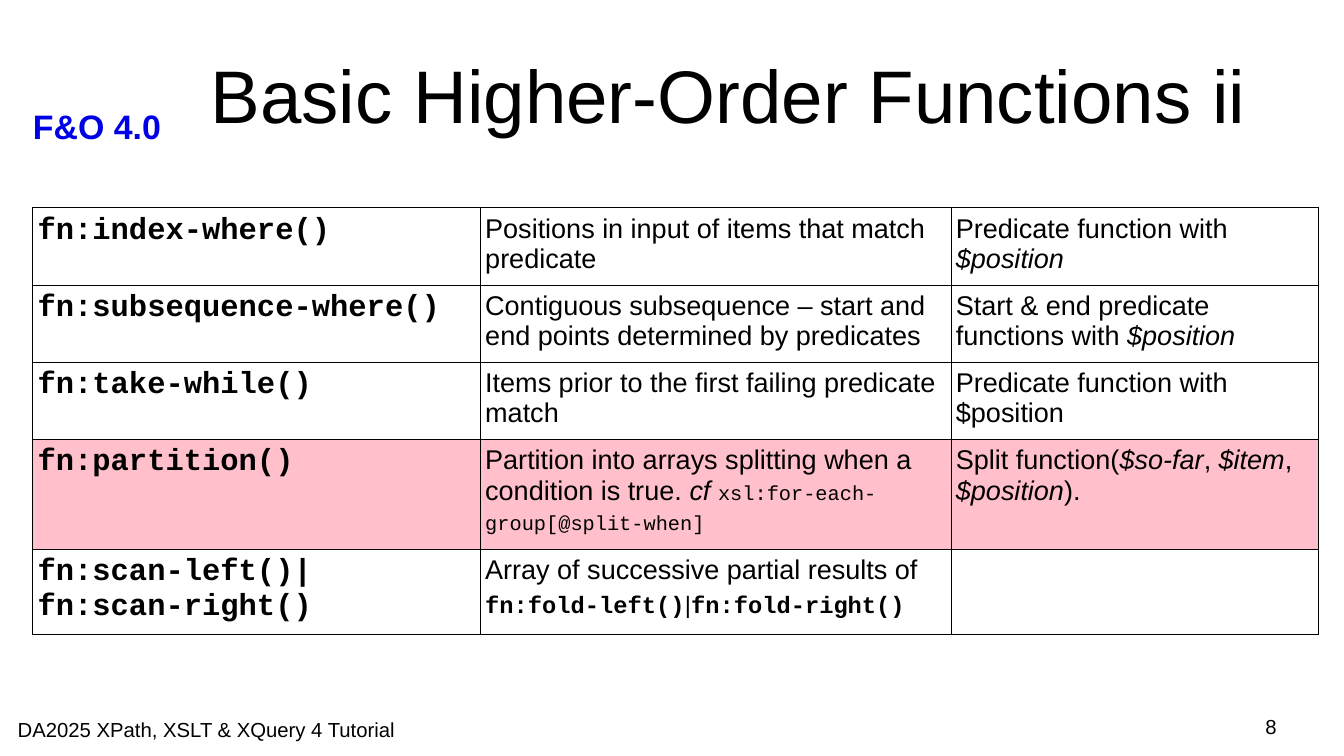
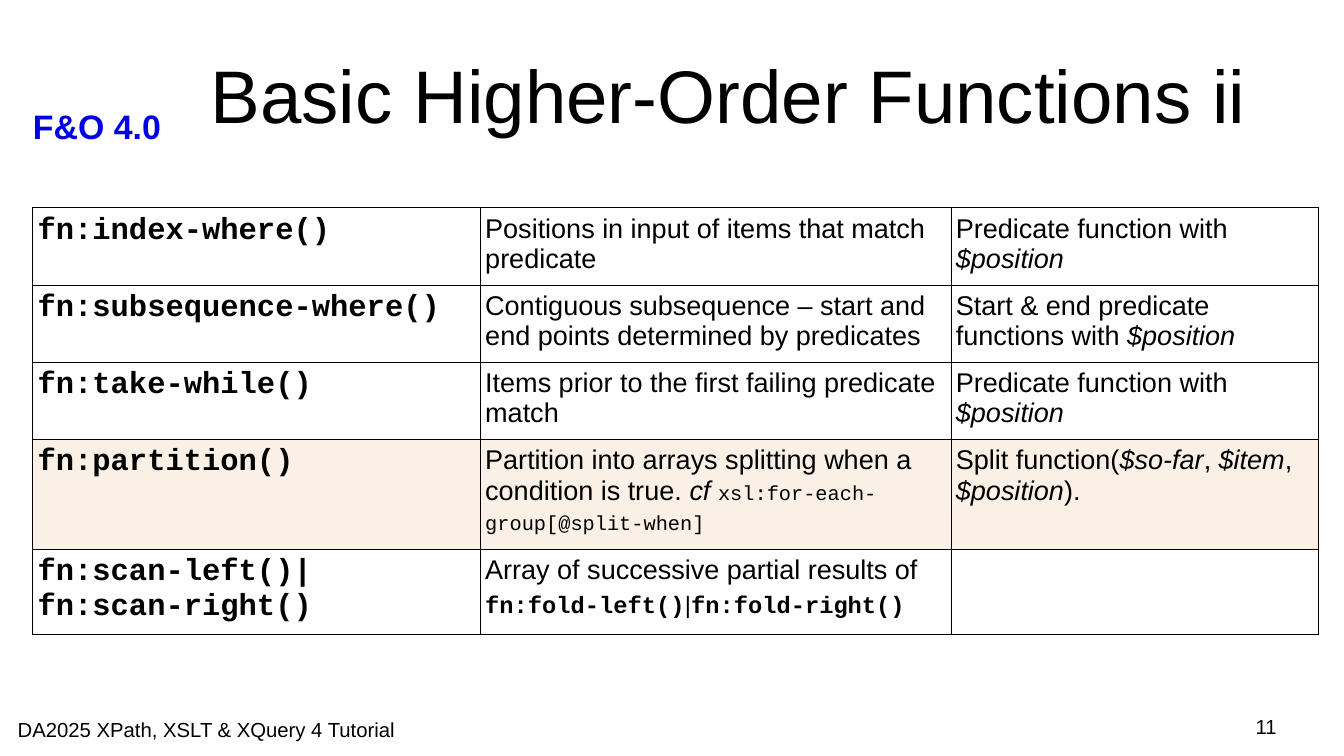
Before and after one commit to johnlumley/johnlumley.github.io, a slide deck: slide 11 of DA2025/slides/QT4-FO.odp (slide 8 before the commit). Drawn at 1344x756 pixels with LibreOffice and Linux fonts; fonts in the diff are those of the drawing; background and template pictures are left out. Boxes give left, top, right and bottom in pixels: in the first picture for what was removed or moved away, otherwise in the second. Text is boxed around its words. In the diff, an @@ line names an element or a change of style, - is before the commit and + after.

```diff
--- a/DA2025/slides/QT4-FO.odp
+++ b/DA2025/slides/QT4-FO.odp
@@ table at [33,207,1318,626] @@
@@ fill #FFC0CB to #FAF0E6 in row 4 @@
@@ italic on in "$position" @@
@@ page number at [1256,720,1277,734]: text changed @@
-8
+11
```
Also in this commit, not shown: 5 other slides changed, 3 slides added, 4 other files.
